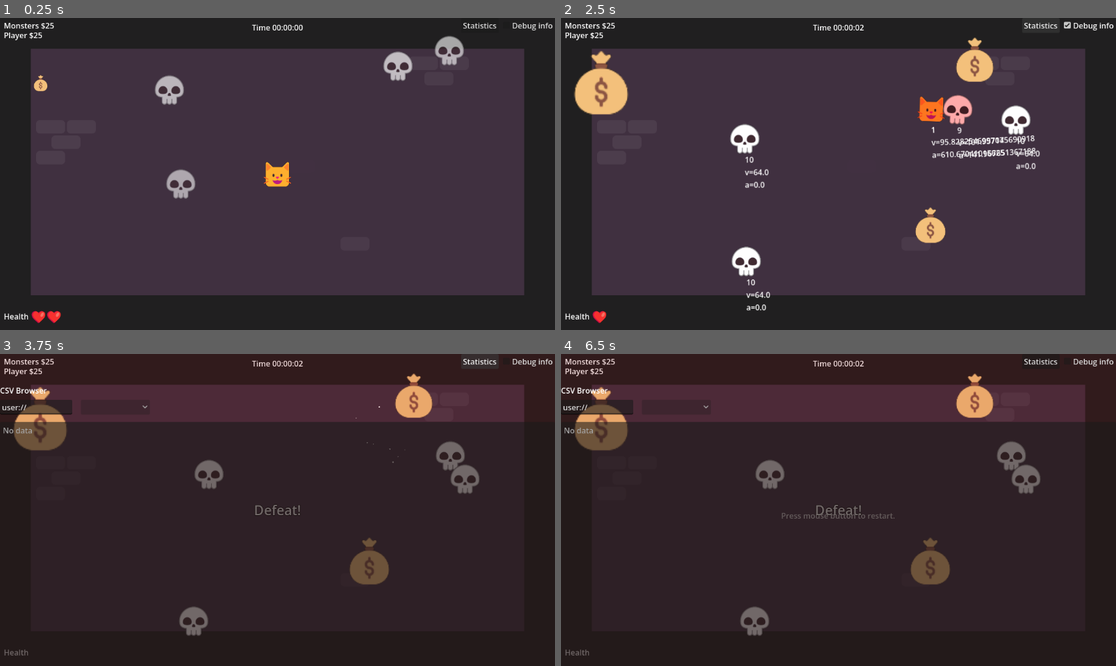
Above: before the commit, frames 1-4 (two rows, left to right).
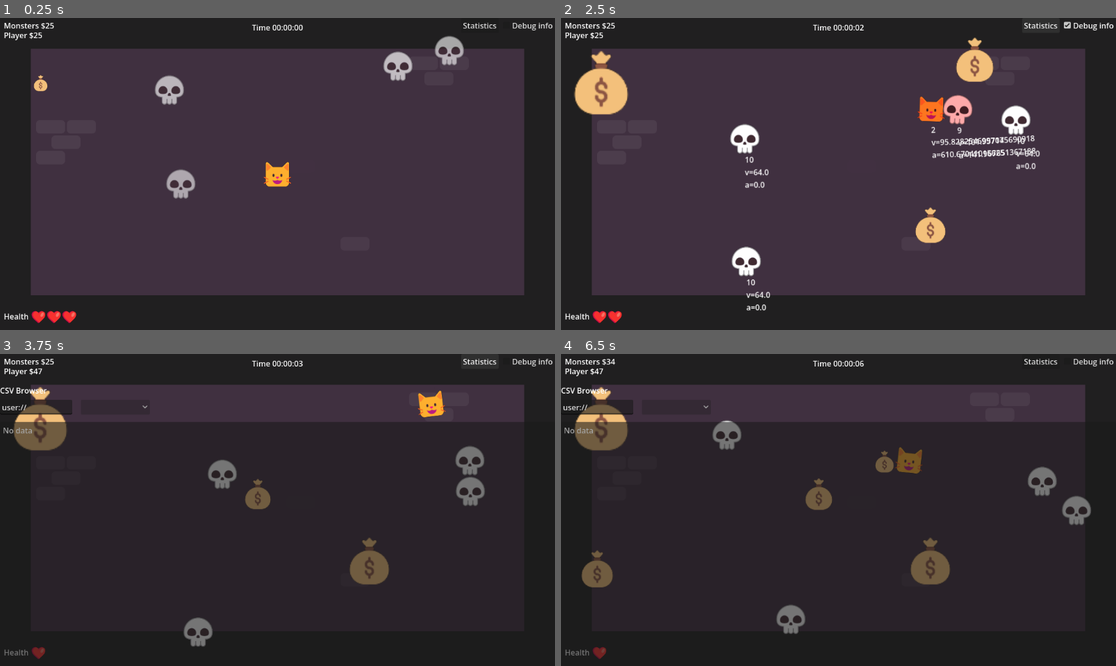
Above: after the commit, the same moments.

Repository: crapola/treasure_cat_game
Game: Godot game, scene res://main.tscn
Same seed, same stepped clock (60 frames per second), same inputs: the game is played once before the commit and once after it. This scene is started directly instead of the project's main scene. The engine's default icon, where the game draws it, is replaced by a stand-in: a white triangle on a blue panel in a dark square. Sound files missing from this copy of the repository are replaced by a short silence.
Inputs (mouse positions are in pixels of both pictures, inside the frame that each line leads up to):
- Up to frame 1 (0.25 s): no input
- Up to frame 2 (2.5 s): click "Statistics" at 0.5 s; click "Debug info" at 1.25 s; click "Statistics" at 2 s
- Up to frame 3 (3.75 s): click "Debug info" at 2.75 s; click "Statistics" at 3.5 s
- Up to frame 4 (6.5 s): click (838, 510) at 4.25 s, where only the run before the commit has a clickable "Press mouse button to restart."; click (838, 510) at 5 s, where only the run before the commit has a clickable "Press mouse button to restart."; click (838, 510) at 5.75 s, where only the run before the commit has a clickable "Press mouse button to restart."

The runs differ from the first frame. In frame 1, less than 0.1% of the frame differs, in the area x 11-14%, y 93-98%; in frame 2, less than 0.1%; in frame 3, 3.1%; in frame 4, 4.6%, in the area x 0-96%, y 1-98%.

Commit message:
Increase starting health

Diff:
--- a/actors/cat.tscn
+++ b/actors/cat.tscn
@@ -72,47 +72,45 @@
 &"hurt": SubResource("Animation_cju0p")
 }
 
-[node name="CatActor" type="Node2D" node_paths=PackedStringArray("hand", "hit_sound", "velocity_component")]
+[node name="CatActor" type="Node2D" unique_id=237665048 node_paths=PackedStringArray("hand", "hit_sound", "velocity_component")]
 script = ExtResource("1_ix20d")
 buffs = true
 hand = NodePath("Arm")
-health = 2
+health = 3
 hit_sound = NodePath("AudioStreamPlayer")
 velocity_component = NodePath("CatArea/Velocity")
 wage = 0
 
-[node name="CatArea" type="Area2D" parent="."]
+[node name="CatArea" type="Area2D" parent="." unique_id=1523266675]
 collision_mask = 18
 
-[node name="CollisionShape2D2" type="CollisionShape2D" parent="CatArea"]
+[node name="CollisionShape2D2" type="CollisionShape2D" parent="CatArea" unique_id=126266329]
 position = Vector2(0, 4)
 shape = SubResource("CircleShape2D_1wgbx")
 
-[node name="Sprite2D" type="Sprite2D" parent="CatArea"]
+[node name="Sprite2D" type="Sprite2D" parent="CatArea" unique_id=1582266750]
 texture = ExtResource("2_tcgvb")
 region_enabled = true
 region_rect = Rect2(128, 64, 64, 64)
 
-[node name="Velocity" type="Node" parent="CatArea"]
+[node name="Velocity" type="Node" parent="CatArea" unique_id=1180637146]
 process_physics_priority = -1
 script = ExtResource("3_3f20s")
 
-[node name="AnimationPlayer" type="AnimationPlayer" parent="CatArea"]
-libraries = {
-&"": SubResource("AnimationLibrary_m8qdr")
-}
+[node name="AnimationPlayer" type="AnimationPlayer" parent="CatArea" unique_id=760693951]
+libraries/ = SubResource("AnimationLibrary_m8qdr")
 
-[node name="Inventory" type="Node" parent="CatArea"]
+[node name="Inventory" type="Node" parent="CatArea" unique_id=850629639]
 
-[node name="ColliderCombat" type="Node" parent="CatArea"]
+[node name="ColliderCombat" type="Node" parent="CatArea" unique_id=1871925835]
 script = ExtResource("4_60n8w")
 
-[node name="Arm" parent="." instance=ExtResource("5_hy38g")]
+[node name="Arm" parent="." unique_id=2062607981 instance=ExtResource("5_hy38g")]
 
-[node name="AudioListener2D" type="AudioListener2D" parent="."]
+[node name="AudioListener2D" type="AudioListener2D" parent="." unique_id=771257986]
 current = true
 
-[node name="AudioStreamPlayer" type="AudioStreamPlayer2D" parent="."]
+[node name="AudioStreamPlayer" type="AudioStreamPlayer2D" parent="." unique_id=1015816136]
 stream = ExtResource("6_d5a1w")
 volume_db = -20.0
 
--- a/project.godot
+++ b/project.godot
@@ -8,12 +8,16 @@
 
 config_version=5
 
+[animation]
+
+compatibility/default_parent_skeleton_in_mesh_instance_3d=true
+
 [application]
 
 config/name="Treasure Cat Game"
 config/description="Help the cat collect treasure and defeat enemies."
 run/main_scene="res://title.tscn"
-config/features=PackedStringArray("4.5", "Mobile")
+config/features=PackedStringArray("4.7", "Mobile")
 config/icon="res://icon.png"
 
 [autoload]
Not shown: 1 places in actors/cat.tscn that only renumber resources
Not shown: 1 places in materials/smoke_material.tres that only renumber resources
Not shown: 1 places in materials/sparkles_material.tres that only renumber resources
Not shown: 1 places in shop/item_info/dagger.tres that only renumber resources
